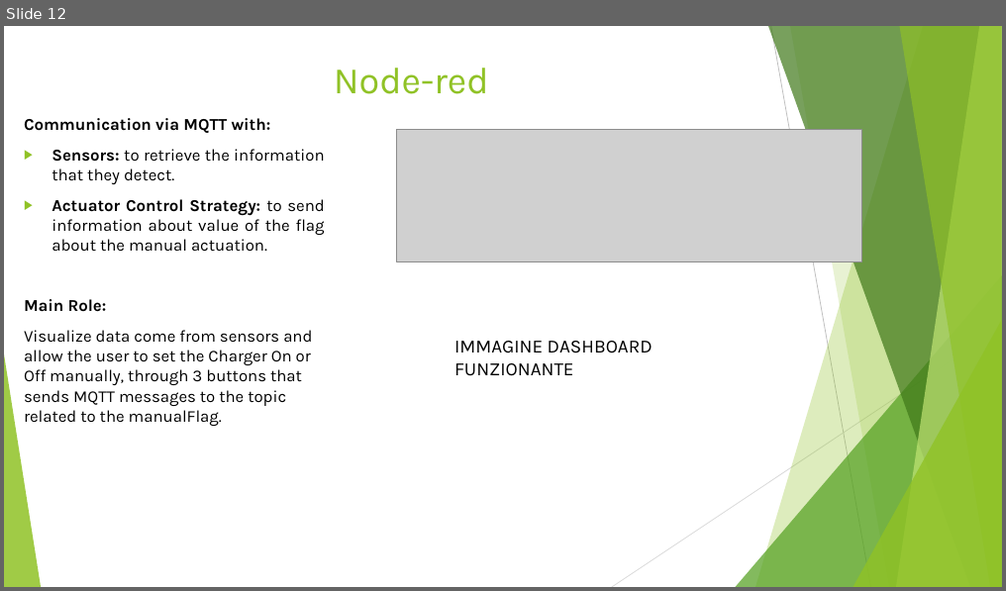
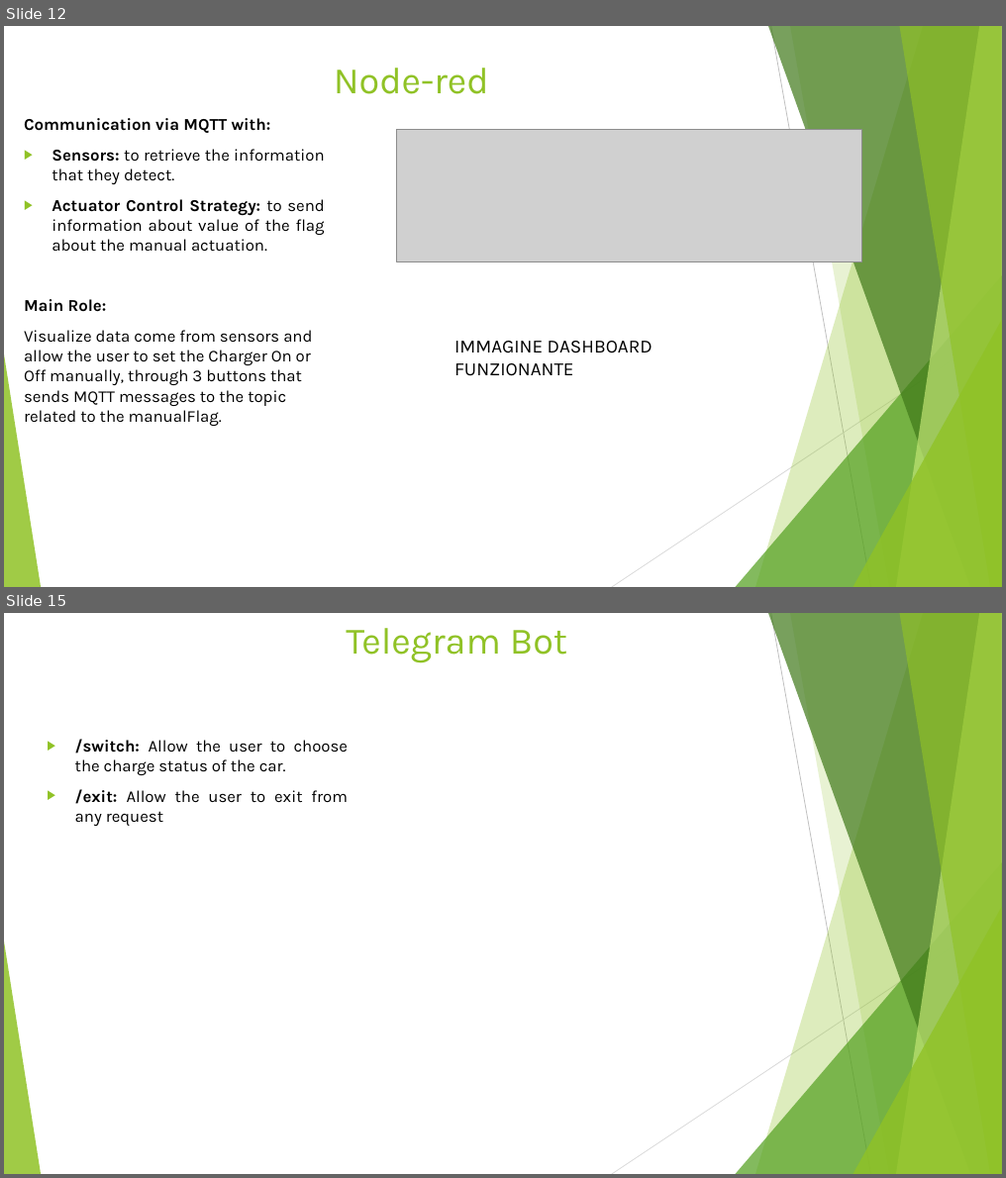
Before and after one commit to annageraci/Battery_Charger_Smart, a slide deck: Materiale Extra/Presentazione del progetto .pptx. Shown one above the other, each under a label of ours: slide 12 before the commit, slides 12 and 15 after it; the slides between them are not shown. The pictures are 1006x591 and 1006x1178 pixels, drawn with LibreOffice and Linux fonts; fonts in the diff are those of the drawing; grey boxes stand for pictures. Boxes give left, top, right and bottom in pixels: in the first picture for what was removed or moved away, otherwise in the second. Text is boxed around its words. In the diff, an @@ line names an element or a change of style, - is before the commit and + after.

Commit message:
TelegramBot

```diff
--- a/Materiale Extra/Presentazione del progetto .pptx
+++ b/Materiale Extra/Presentazione del progetto .pptx
@@ slide 15 added at [4,613,1002,1174], background #FFFFFF; not listed: 10 template elements that a slide beside it also shows @@
@@ title added at [346,628,567,663], 36 pt, text #90C226 @@
+Telegram Bot
@@ text added at [75,739,348,826], 16 pt, text #000000 @@
+▶ /switch: Allow the user to choose the charge status of the car.
+▶ /exit: Allow the user to exit from any request
```
Also in this commit, not shown: 2 other slides added, 1 slide removed.
